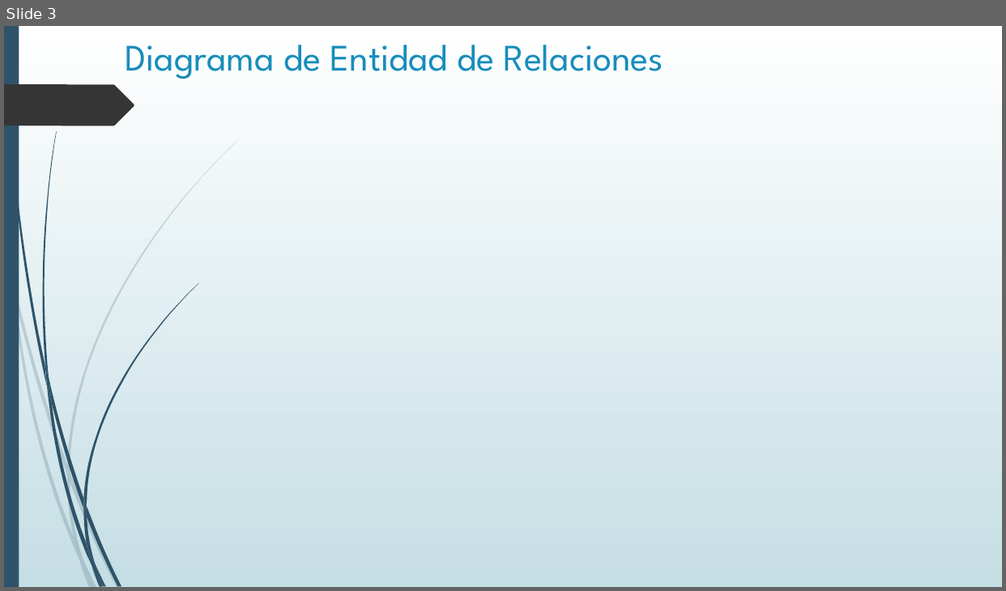
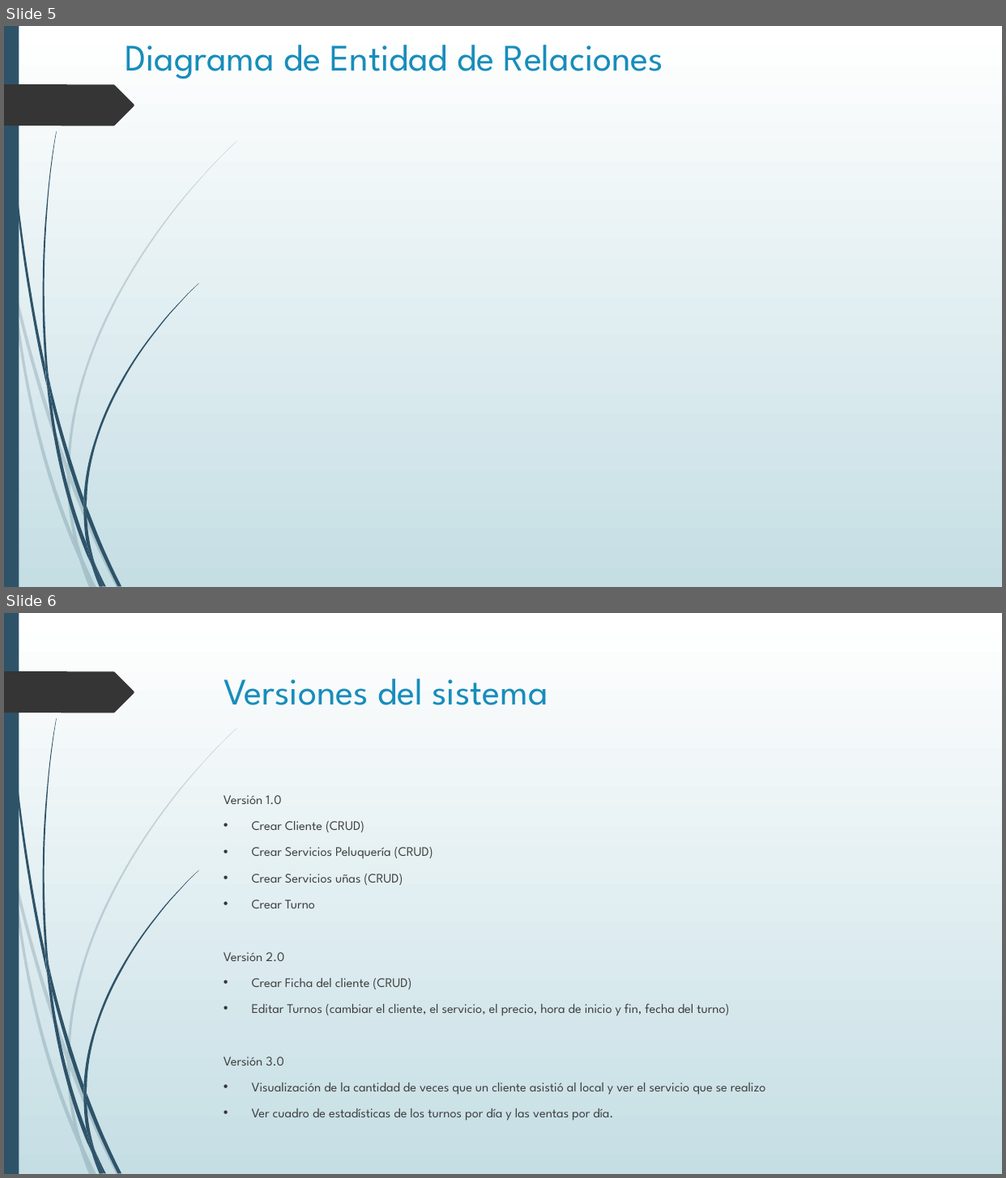
Before and after one commit to MarcosIscovich/ProyectoPeluImagen, a slide deck: Documentacion/PresentaciónProyectoFinal.pptx. Shown one above the other, each under a label of ours: slide 3 before the commit, slides 5 and 6 after it. The pictures are 1006x591 and 1006x1178 pixels, drawn with LibreOffice and Linux fonts; fonts in the diff are those of the drawing; background and template pictures are left out. Boxes give left, top, right and bottom in pixels: in the first picture for what was removed or moved away, otherwise in the second. Text is boxed around its words. In the diff, an @@ line names an element or a change of style, - is before the commit and + after.

```diff
--- a/Documentacion/PresentaciónProyectoFinal.pptx
+++ b/Documentacion/PresentaciónProyectoFinal.pptx
@@ slide 6 added at [4,613,1002,1174], background gradient #FFFFFF to #C5DEE5; not listed: 24 template elements that a slide beside it also shows @@
@@ title added at [224,679,548,705], 36 pt, text #178DBB @@
+Versiones del sistema
@@ text added at [224,795,766,1121], 12.6 pt, text #404040 @@
+Versión 1.0
+• Crear Cliente (CRUD)
+• Crear Servicios Peluquería (CRUD)
+• Crear Servicios uñas (CRUD)
+• Crear Turno
+Versión 2.0
+• Crear Ficha del cliente (CRUD)
+• Editar Turnos (cambiar el cliente, el servicio, el precio, hora de inicio y fin, fecha del turno)
+Versión 3.0
+• Visualización de la cantidad de veces que un cliente asistió al local y ver el servicio que se realizo
+• Ver cuadro de estadísticas de los turnos por día y las ventas por día.
@@ what was slide 3 is now slide 5 @@
```
Also in this commit, not shown: 1 slide changed, 2 other slides added, 1 other file.
